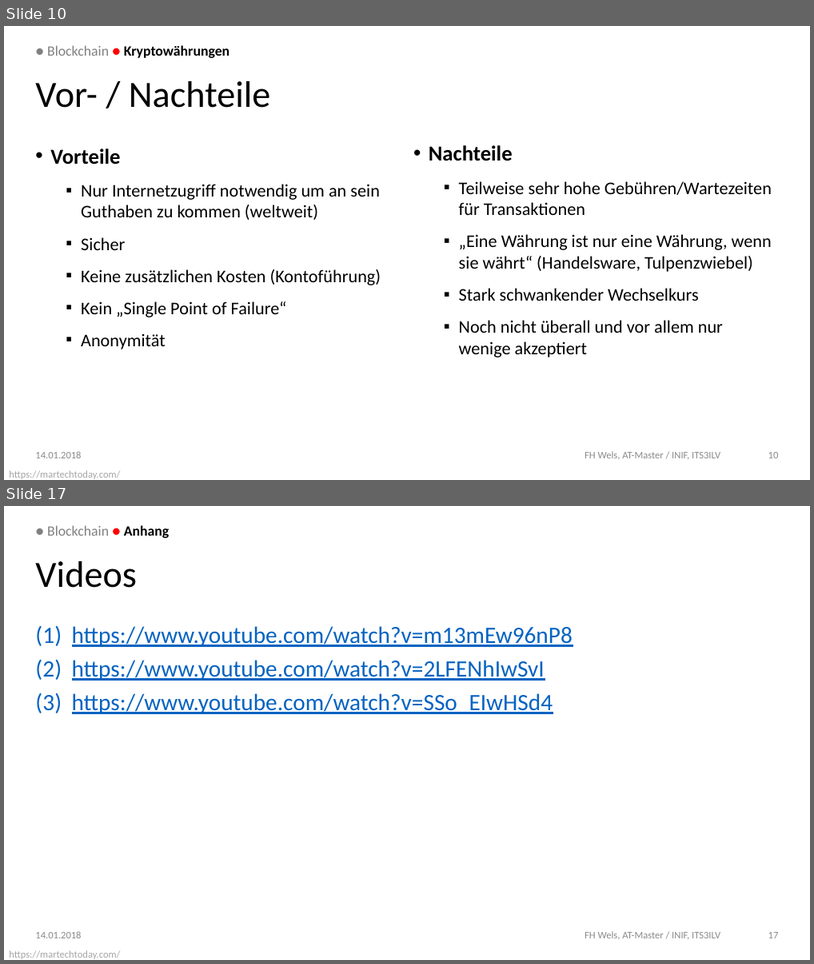
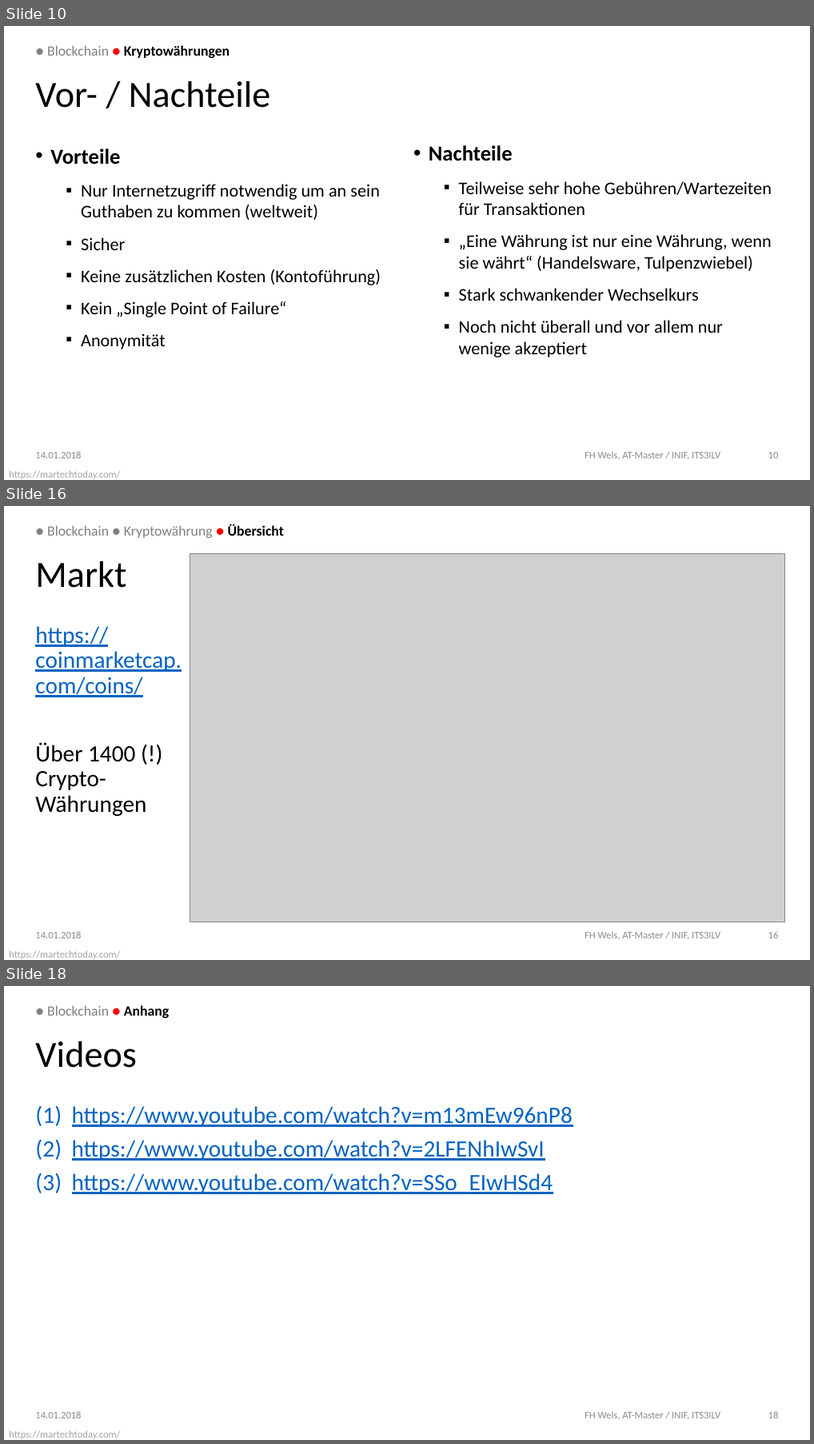
Before and after one commit to DoSchoe/ITS, a slide deck: Präsentation/Blockchain – Technologie.pptx. Shown one above the other, each under a label of ours: slides 10 and 17 before the commit, slides 10, 16 and 18 after it; the slides between them are not shown. The pictures are 814x964 and 814x1444 pixels, drawn with LibreOffice and Linux fonts; fonts in the diff are those of the drawing; grey boxes stand for pictures; background and template pictures are left out. Boxes give left, top, right and bottom in pixels: in the first picture for what was removed or moved away, otherwise in the second. Text is boxed around its words. In the diff, an @@ line names an element or a change of style, - is before the commit and + after.

Commit message:
Cryptocurrencies finalized
Soit soweit passen

```diff
--- a/Präsentation/Blockchain – Technologie.pptx
+++ b/Präsentation/Blockchain – Technologie.pptx
@@ slide 16 added at (4, 506, 810, 960), background picture (left out); not listed: 1 template element that a slide beside it also shows @@
@@ text added at (47, 524, 284, 538), 16 pt, text #808080 @@
+● Blockchain ● Kryptowährung ● Übersicht
@@ title added at (35, 561, 126, 588), 41.6 pt, text #000000 @@
+Markt
@@ picture added at (190, 554, 785, 922) @@
@@ text added at (35, 626, 182, 816), 26.5 pt, text #0563C1, underline @@
+https://coinmarketcap.com/coins/
+Über 1400 (!) Crypto-Währungen
@@ text added at (35, 931, 81, 938), 11.3 pt, text #8C8C8C @@
+14.01.2018
@@ text added at (585, 931, 721, 939), 11.3 pt, text #8C8C8C @@
+FH Wels, AT-Master / INIF, ITS3ILV
@@ page number added at (769, 931, 779, 938), 11.3 pt, text #8C8C8C @@
+16
@@ what was slide 17 is now slide 18 @@
@@ page number at (769, 1411, 779, 1418): text changed @@
-17
+18
```
Also in this commit, not shown: 6 slides changed.
